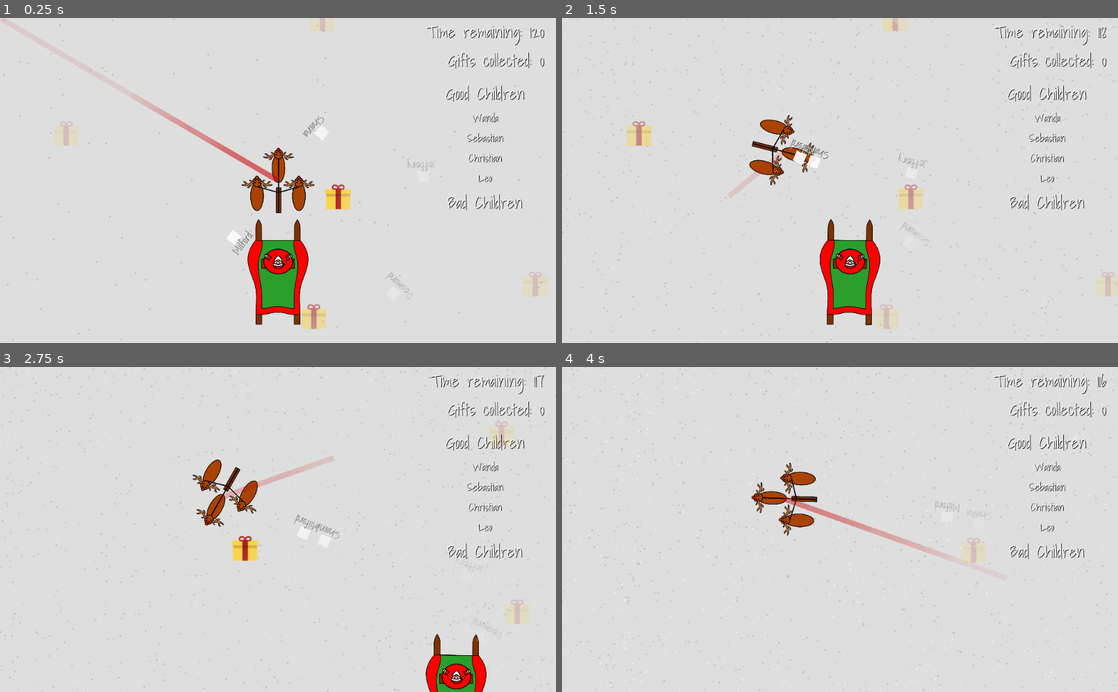
Above: before the commit, frames 1-4 (two rows, left to right).
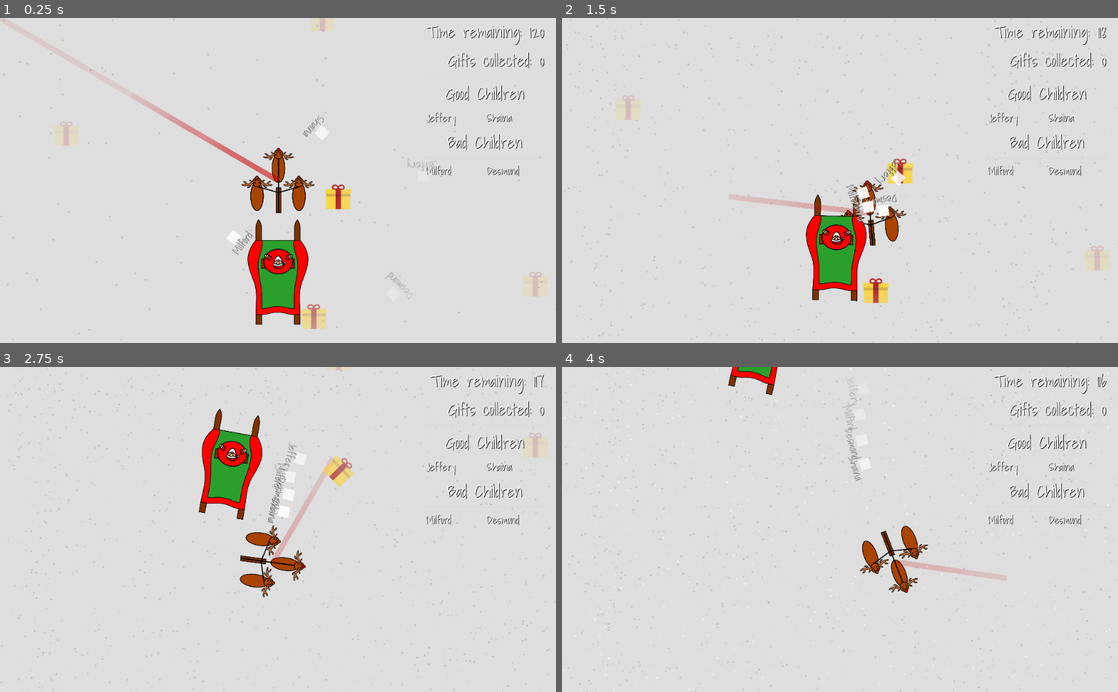
Above: after the commit, the same moments.

Repository: GameDrivenDesign/SebastHolyWandarousChristmasGame
Game: Godot game, scene res://scenes/world/world.tscn
Same seed, same stepped clock (60 frames per second), same inputs: the game is played once before the commit and once after it.
Inputs (mouse positions are in pixels of both pictures, inside the frame that each line leads up to):
- Up to frame 1 (0.25 s): no input
- Up to frame 2 (1.5 s): move the mouse to (962, 164) at 0.52 s; hold Right (right) 0.53-1.28 s; click (962, 164) at 0.6 s; move the mouse to (728, 196) at 1.27 s; hold Down (down) from 1.28 s (still down); click (728, 196) at 1.35 s
- Up to frame 3 (2.75 s): move the mouse to (333, 458) at 2.02 s; release Down (down) at 2.03 s; hold Right (right) from 2.03 s (still down); click (333, 458) at 2.1 s
- Up to frame 4 (4 s): move the mouse to (812, 594) at 2.77 s; release Right (right) at 2.78 s; hold Up (up) 2.78-3.53 s; click (812, 594) at 2.85 s; move the mouse to (1006, 578) at 3.52 s; hold Left (left) from 3.53 s (still down); click (1006, 578) at 3.6 s

The runs differ from the first frame. In frame 1, 0.7% of the frame differs, in the area x 76-98%, y 29-62%; in frame 2, 8.8%, in the area x 0-100%, y 0-100%; in frame 3, 8.2%; in frame 4, 4.5%.

Commit message:
Add children names to HUD

Diff:
--- a/scenes/dumb_kid/dumb_kid.gd
+++ b/scenes/dumb_kid/dumb_kid.gd
@@ -59,5 +59,8 @@
 func set_name(name):
 	$name.text = name
 
+func get_name():
+	return $name.text
+
 func set_is_good_kid(is_good):
 	is_good_kid = is_good
--- a/scenes/hud/hud.gd
+++ b/scenes/hud/hud.gd
@@ -7,8 +7,17 @@
 onready var timer = $Control/MarginContainer/elements/timer
 onready var gift_counter = $Control/MarginContainer/elements/gift_counter
 
+onready var good_children = $Control/MarginContainer/elements/good_children
+onready var bad_children = $Control/MarginContainer/elements/bad_children
+
 func _ready():
 	update_gift_count(0)
+
+	# Delete all example children
+	for child in good_children.get_children():
+		child.queue_free()
+	for child in bad_children.get_children():
+		child.queue_free()
 
 func _process(delta):
 	time -= delta
@@ -22,5 +31,19 @@
 func update_gift_count(n):
 	gift_counter.text = 'Gifts collected: ' + str(n)
 
+func add_kid(kid):
+	kid.connect("is_done", self, "kid_done")
+	var label = Label.new()
+	label.text = kid.get_name()
+	label.add_font_override("font", preload("res://fonts/font20.tres"))
+	label.add_color_override("font_color_shadow", Color("000000"))
+	label.size_flags_horizontal = label.SIZE_EXPAND_FILL
+
+	if kid.is_good_kid:
+		good_children.add_child(label)
+	else:
+		bad_children.add_child(label)
+
+
 func kid_done(name, success):
 	print("HUD: Kid with name " + name + " is done: " + str(success))
--- a/scenes/hud/hud.tscn
+++ b/scenes/hud/hud.tscn
@@ -4,7 +4,7 @@
 [ext_resource path="res://fonts/font30.tres" type="DynamicFont" id=2]
 [ext_resource path="res://fonts/font20.tres" type="DynamicFont" id=3]
 
-[node name="hud" type="Node"]
+[node name="hud" type="Node" index="0"]
 
 script = ExtResource( 1 )
 
@@ -44,7 +44,7 @@
 anchor_right = 0.0
 anchor_bottom = 0.0
 margin_left = 8.0
-margin_right = 218.0
+margin_right = 223.0
 margin_bottom = 600.0
 rect_pivot_offset = Vector2( 0, 0 )
 rect_clip_content = false
@@ -60,7 +60,7 @@
 anchor_top = 0.0
 anchor_right = 0.0
 anchor_bottom = 0.0
-margin_right = 210.0
+margin_right = 215.0
 margin_bottom = 49.0
 rect_pivot_offset = Vector2( 0, 0 )
 rect_clip_content = false
@@ -84,7 +84,7 @@
 anchor_right = 0.0
 anchor_bottom = 0.0
 margin_top = 53.0
-margin_right = 210.0
+margin_right = 215.0
 margin_bottom = 102.0
 rect_pivot_offset = Vector2( 0, 0 )
 rect_clip_content = false
@@ -108,7 +108,7 @@
 anchor_right = 0.0
 anchor_bottom = 0.0
 margin_top = 106.0
-margin_right = 210.0
+margin_right = 215.0
 margin_bottom = 110.0
 rect_pivot_offset = Vector2( 0, 0 )
 rect_clip_content = false
@@ -124,7 +124,7 @@
 anchor_right = 0.0
 anchor_bottom = 0.0
 margin_top = 114.0
-margin_right = 210.0
+margin_right = 215.0
 margin_bottom = 163.0
 rect_pivot_offset = Vector2( 0, 0 )
 rect_clip_content = false
@@ -140,22 +140,22 @@
 lines_skipped = 0
 max_lines_visible = -1
 
-[node name="good_children" type="VBoxContainer" parent="Control/MarginContainer/elements" index="4"]
+[node name="good_children" type="GridContainer" parent="Control/MarginContainer/elements" index="4"]
 
 anchor_left = 0.0
 anchor_top = 0.0
 anchor_right = 0.0
 anchor_bottom = 0.0
 margin_top = 167.0
-margin_right = 210.0
-margin_bottom = 311.0
+margin_right = 215.0
+margin_bottom = 200.0
 rect_pivot_offset = Vector2( 0, 0 )
 rect_clip_content = false
 mouse_filter = 1
 mouse_default_cursor_shape = 0
 size_flags_horizontal = 1
 size_flags_vertical = 1
-alignment = 0
+columns = 2
 
 [node name="Label" type="Label" parent="Control/MarginContainer/elements/good_children" index="0"]
 
@@ -163,13 +163,13 @@
 anchor_top = 0.0
 anchor_right = 0.0
 anchor_bottom = 0.0
-margin_right = 210.0
+margin_right = 105.0
 margin_bottom = 33.0
 rect_pivot_offset = Vector2( 0, 0 )
 rect_clip_content = false
 mouse_filter = 2
 mouse_default_cursor_shape = 0
-size_flags_horizontal = 1
+size_flags_horizontal = 3
 size_flags_vertical = 4
 custom_fonts/font = ExtResource( 3 )
 custom_colors/font_color_shadow = Color( 0, 0, 0, 1 )
@@ -185,14 +185,14 @@
 anchor_top = 0.0
 anchor_right = 0.0
 anchor_bottom = 0.0
-margin_top = 37.0
-margin_right = 210.0
-margin_bottom = 70.0
-rect_pivot_offset = Vector2( 0, 0 )
-rect_clip_content = false
-mouse_filter = 2
-mouse_default_cursor_shape = 0
-size_flags_horizontal = 1
+margin_left = 109.0
+margin_right = 214.0
+margin_bottom = 33.0
+rect_pivot_offset = Vector2( 0, 0 )
+rect_clip_content = false
+mouse_filter = 2
+mouse_default_cursor_shape = 0
+size_flags_horizontal = 3
 size_flags_vertical = 4
 custom_fonts/font = ExtResource( 3 )
 custom_colors/font_color_shadow = Color( 0, 0, 0, 1 )
@@ -202,20 +202,75 @@
 lines_skipped = 0
 max_lines_visible = -1
 
-[node name="Label4" type="Label" parent="Control/MarginContainer/elements/good_children" index="2"]
-
-anchor_left = 0.0
-anchor_top = 0.0
-anchor_right = 0.0
-anchor_bottom = 0.0
-margin_top = 74.0
-margin_right = 210.0
-margin_bottom = 107.0
-rect_pivot_offset = Vector2( 0, 0 )
-rect_clip_content = false
-mouse_filter = 2
-mouse_default_cursor_shape = 0
-size_flags_horizontal = 1
+[node name="Label2" type="Label" parent="Control/MarginContainer/elements" index="5"]
+
+anchor_left = 0.0
+anchor_top = 0.0
+anchor_right = 0.0
+anchor_bottom = 0.0
+margin_top = 204.0
+margin_right = 215.0
+margin_bottom = 253.0
+rect_pivot_offset = Vector2( 0, 0 )
+rect_clip_content = false
+mouse_filter = 2
+mouse_default_cursor_shape = 0
+size_flags_horizontal = 1
+size_flags_vertical = 4
+custom_fonts/font = ExtResource( 2 )
+custom_colors/font_color_shadow = Color( 0, 0, 0, 1 )
+text = "Bad Children"
+align = 1
+percent_visible = 1.0
+lines_skipped = 0
+max_lines_visible = -1
+
+[node name="HSeparator2" type="HSeparator" parent="Control/MarginContainer/elements" index="6"]
+
+anchor_left = 0.0
+anchor_top = 0.0
+anchor_right = 0.0
+anchor_bottom = 0.0
+margin_top = 257.0
+margin_right = 215.0
+margin_bottom = 261.0
+rect_pivot_offset = Vector2( 0, 0 )
+rect_clip_content = false
+mouse_filter = 0
+mouse_default_cursor_shape = 0
+size_flags_horizontal = 1
+size_flags_vertical = 1
+
+[node name="bad_children" type="GridContainer" parent="Control/MarginContainer/elements" index="7"]
+
+anchor_left = 0.0
+anchor_top = 0.0
+anchor_right = 0.0
+anchor_bottom = 0.0
+margin_top = 265.0
+margin_right = 215.0
+margin_bottom = 298.0
+rect_pivot_offset = Vector2( 0, 0 )
+rect_clip_content = false
+mouse_filter = 1
+mouse_default_cursor_shape = 0
+size_flags_horizontal = 1
+size_flags_vertical = 1
+columns = 2
+
+[node name="Label4" type="Label" parent="Control/MarginContainer/elements/bad_children" index="0"]
+
+anchor_left = 0.0
+anchor_top = 0.0
+anchor_right = 0.0
+anchor_bottom = 0.0
+margin_right = 105.0
+margin_bottom = 33.0
+rect_pivot_offset = Vector2( 0, 0 )
+rect_clip_content = false
+mouse_filter = 2
+mouse_default_cursor_shape = 0
+size_flags_horizontal = 3
 size_flags_vertical = 4
 custom_fonts/font = ExtResource( 3 )
 custom_colors/font_color_shadow = Color( 0, 0, 0, 1 )
@@ -225,20 +280,20 @@
 lines_skipped = 0
 max_lines_visible = -1
 
-[node name="Label2" type="Label" parent="Control/MarginContainer/elements/good_children" index="3"]
-
-anchor_left = 0.0
-anchor_top = 0.0
-anchor_right = 0.0
-anchor_bottom = 0.0
-margin_top = 111.0
-margin_right = 210.0
-margin_bottom = 144.0
-rect_pivot_offset = Vector2( 0, 0 )
-rect_clip_content = false
-mouse_filter = 2
-mouse_default_cursor_shape = 0
-size_flags_horizontal = 1
+[node name="Label2" type="Label" parent="Control/MarginContainer/elements/bad_children" index="1"]
+
+anchor_left = 0.0
+anchor_top = 0.0
+anchor_right = 0.0
+anchor_bottom = 0.0
+margin_left = 109.0
+margin_right = 214.0
+margin_bottom = 33.0
+rect_pivot_offset = Vector2( 0, 0 )
+rect_clip_content = false
+mouse_filter = 2
+mouse_default_cursor_shape = 0
+size_flags_horizontal = 3
 size_flags_vertical = 4
 custom_fonts/font = ExtResource( 3 )
 custom_colors/font_color_shadow = Color( 0, 0, 0, 1 )
@@ -247,59 +302,3 @@
 percent_visible = 1.0
 lines_skipped = 0
 max_lines_visible = -1
-
-[node name="Label2" type="Label" parent="Control/MarginContainer/elements" index="5"]
-
-anchor_left = 0.0
-anchor_top = 0.0
-anchor_right = 0.0
-anchor_bottom = 0.0
-margin_top = 315.0
-margin_right = 210.0
-margin_bottom = 364.0
-rect_pivot_offset = Vector2( 0, 0 )
-rect_clip_content = false
-mouse_filter = 2
-mouse_default_cursor_shape = 0
-size_flags_horizontal = 1
-size_flags_vertical = 4
-custom_fonts/font = ExtResource( 2 )
-custom_colors/font_color_shadow = Color( 0, 0, 0, 1 )
-text = "Bad Children"
-align = 1
-percent_visible = 1.0
-lines_skipped = 0
-max_lines_visible = -1
-
-[node name="HSeparator2" type="HSeparator" parent="Control/MarginContainer/elements" index="6"]
-
-anchor_left = 0.0
-anchor_top = 0.0
-anchor_right = 0.0
-anchor_bottom = 0.0
-margin_top = 368.0
-margin_right = 210.0
-margin_bottom = 372.0
-rect_pivot_offset = Vector2( 0, 0 )
-rect_clip_content = false
-mouse_filter = 0
-mouse_default_cursor_shape = 0
-size_flags_horizontal = 1
-size_flags_vertical = 1
-
-[node name="bad_children" type="VBoxContainer" parent="Control/MarginContainer/elements" index="7"]
-
-anchor_left = 0.0
-anchor_top = 0.0
-anchor_right = 0.0
-anchor_bottom = 0.0
-margin_top = 376.0
-margin_right = 210.0
-margin_bottom = 376.0
-rect_pivot_offset = Vector2( 0, 0 )
-rect_clip_content = false
-mouse_filter = 1
-mouse_default_cursor_shape = 0
-size_flags_horizontal = 1
-size_flags_vertical = 1
-alignment = 0
--- a/scenes/world/world.gd
+++ b/scenes/world/world.gd
@@ -13,4 +13,4 @@
 		var kid = kids[i]
 		kid.set_name(name)
 		kid.set_is_good_kid(bool(randi() % 2))
-		kid.connect("is_done", hud, "kid_done")
+		hud.add_kid(kid)
